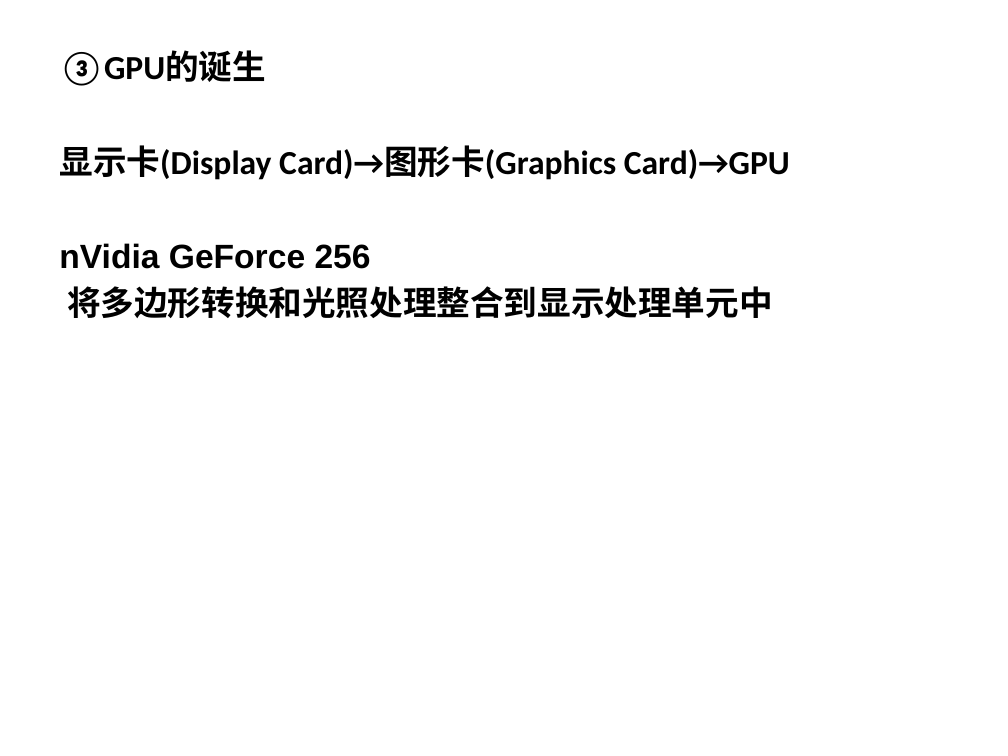
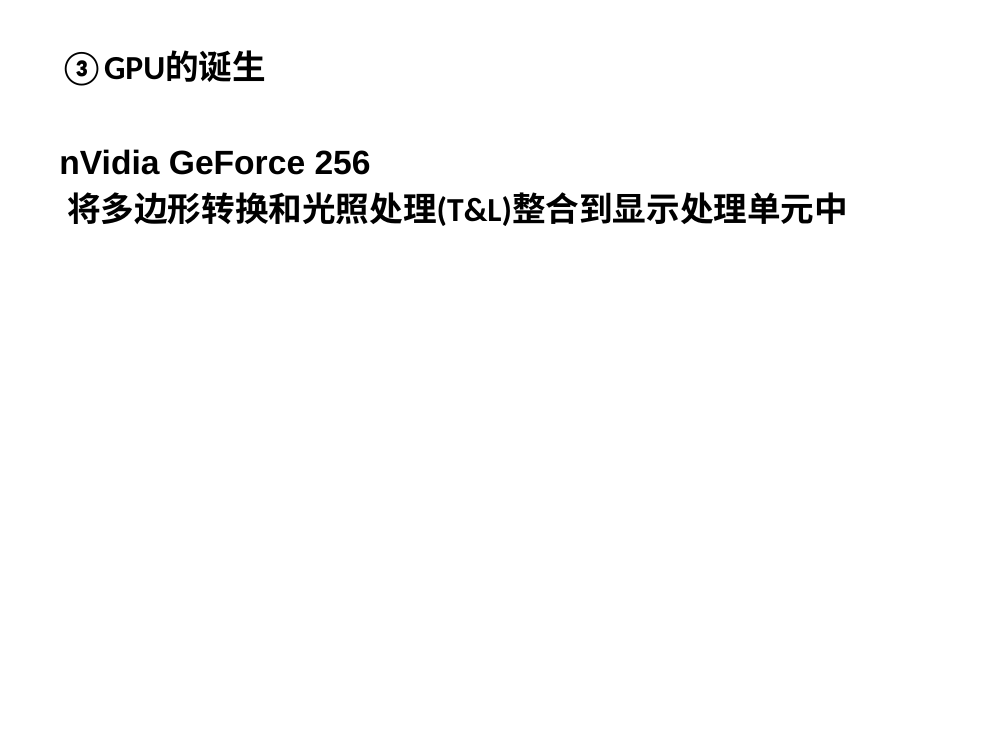
Before and after one commit to xiangaodielian/molehill-lab, a slide deck: slide 7 of notes/FFP.pptx (slide 6 before the commit). Drawn at 1008x756 pixels with LibreOffice and Linux fonts; fonts in the diff are those of the drawing; background and template pictures are left out. Boxes give left, top, right and bottom in pixels: in the first picture for what was removed or moved away, otherwise in the second. Text is boxed around its words. In the diff, an @@ line names an element or a change of style, - is before the commit and + after.

```diff
--- a/notes/FFP.pptx
+++ b/notes/FFP.pptx
@@ text at box(59, 145, 790, 180): paragraph removed @@
-显示卡(Display Card)→图形卡(Graphics Card)→GPU
@@ text at box(67, 192, 848, 226): text changed @@
-将多边形转换和光照处理整合到显示处理单元中
+将多边形转换和光照处理(T&L)整合到显示处理单元中
```
Also in this commit, not shown: 5 other slides changed, 4 slides added, 3 slides removed.
